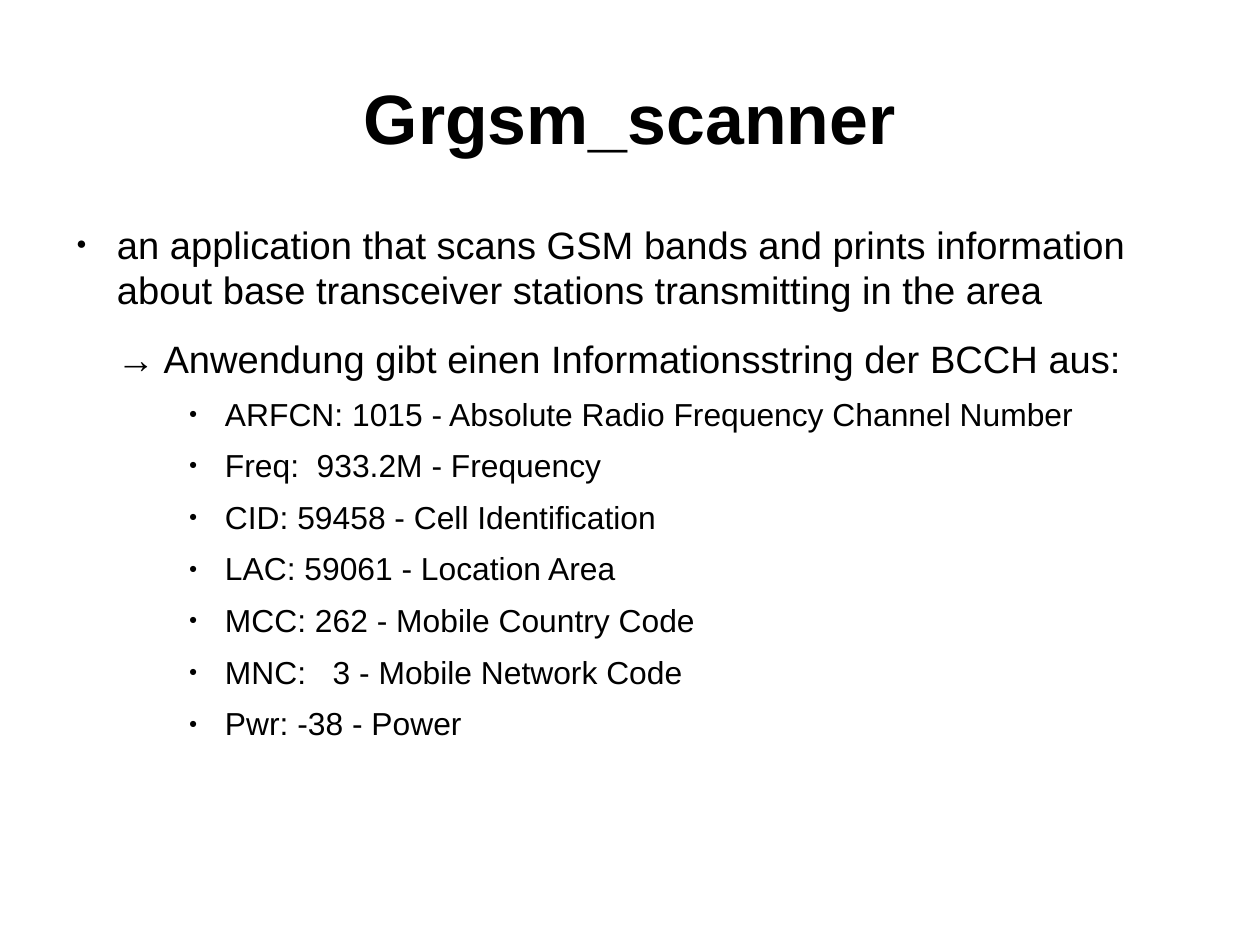
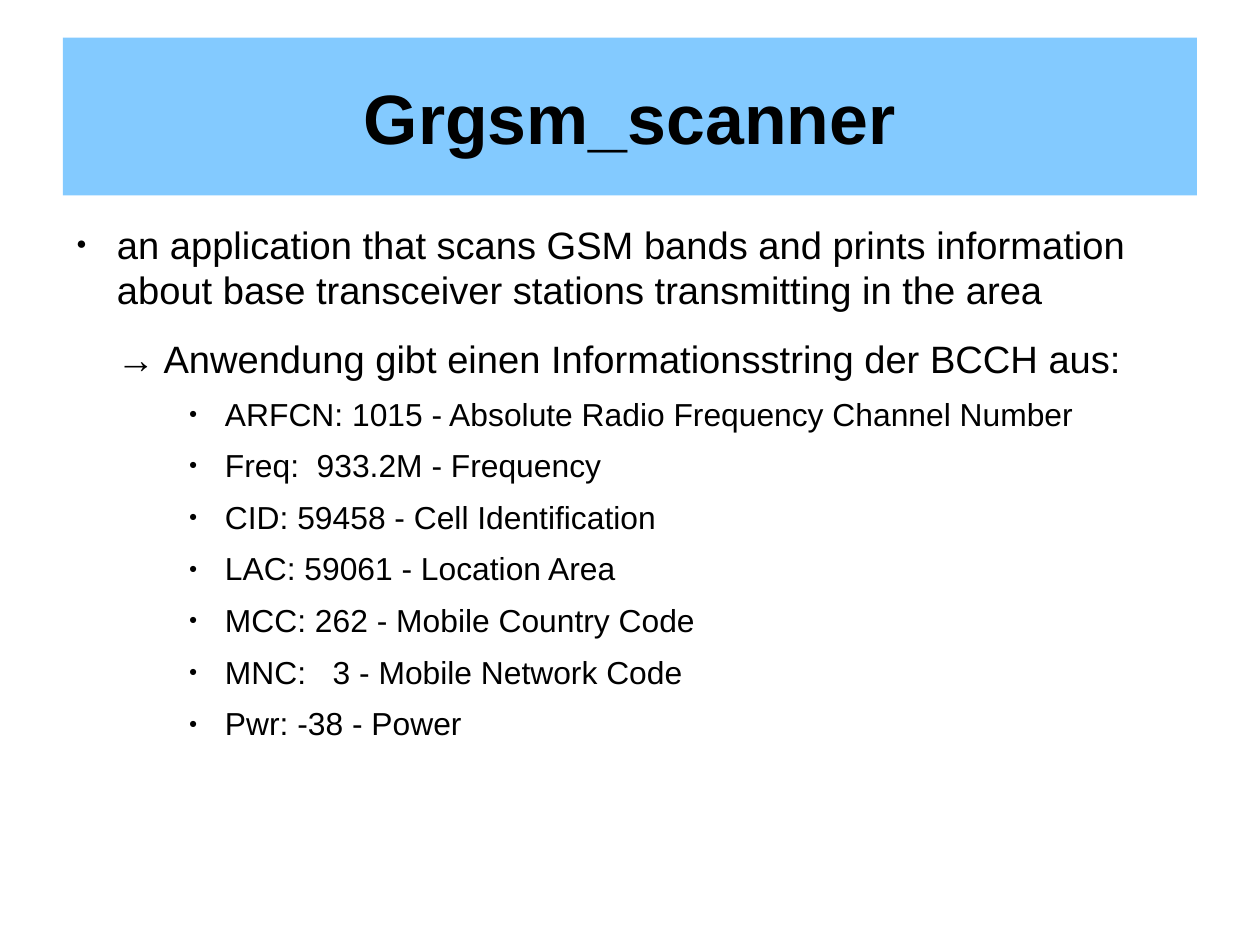
Before and after one commit to ookk2011/GrGsm-Gui, a slide deck: slide 7 of Präsentation Projektarbeit.odp. Drawn at 1260x945 pixels with LibreOffice and Linux fonts; fonts in the diff are those of the drawing. Boxes give left, top, right and bottom in pixels: in the first picture for what was removed or moved away, otherwise in the second. Text is boxed around its words. In the diff, an @@ line names an element or a change of style, - is before the commit and + after.

```diff
--- a/Präsentation Projektarbeit.odp
+++ b/Präsentation Projektarbeit.odp
@@ title "Grgsm_scanner": place and size @@
-title "Grgsm_scanner" at bbox=[364, 95, 895, 157]
+title "Grgsm_scanner" at bbox=[63, 38, 1197, 196]
@@ title "Grgsm_scanner" at bbox=[63, 38, 1197, 196]: fill none to #83CAFF @@
```
Also in this commit, not shown: 5 other slides changed, 2 slides added, 1 slide removed.
